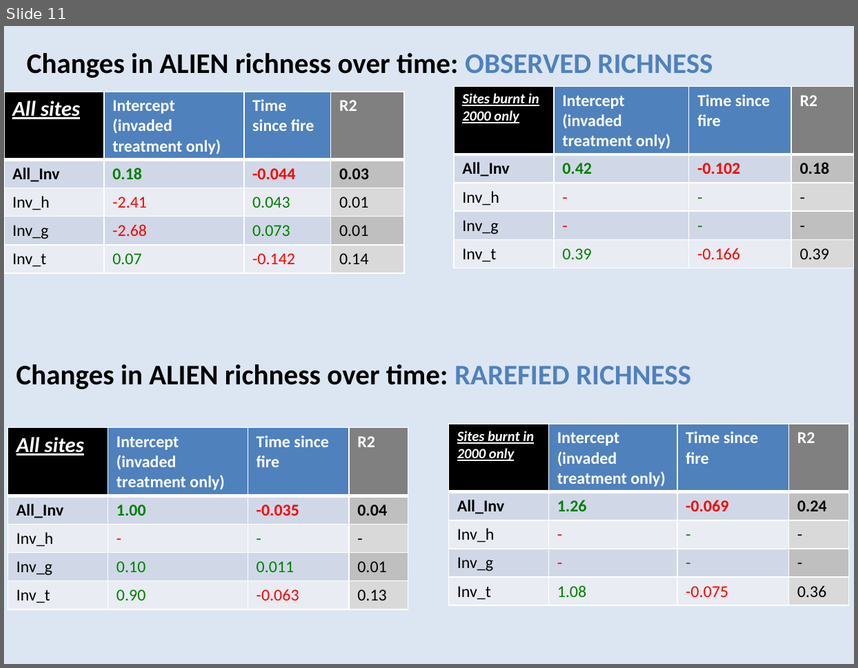
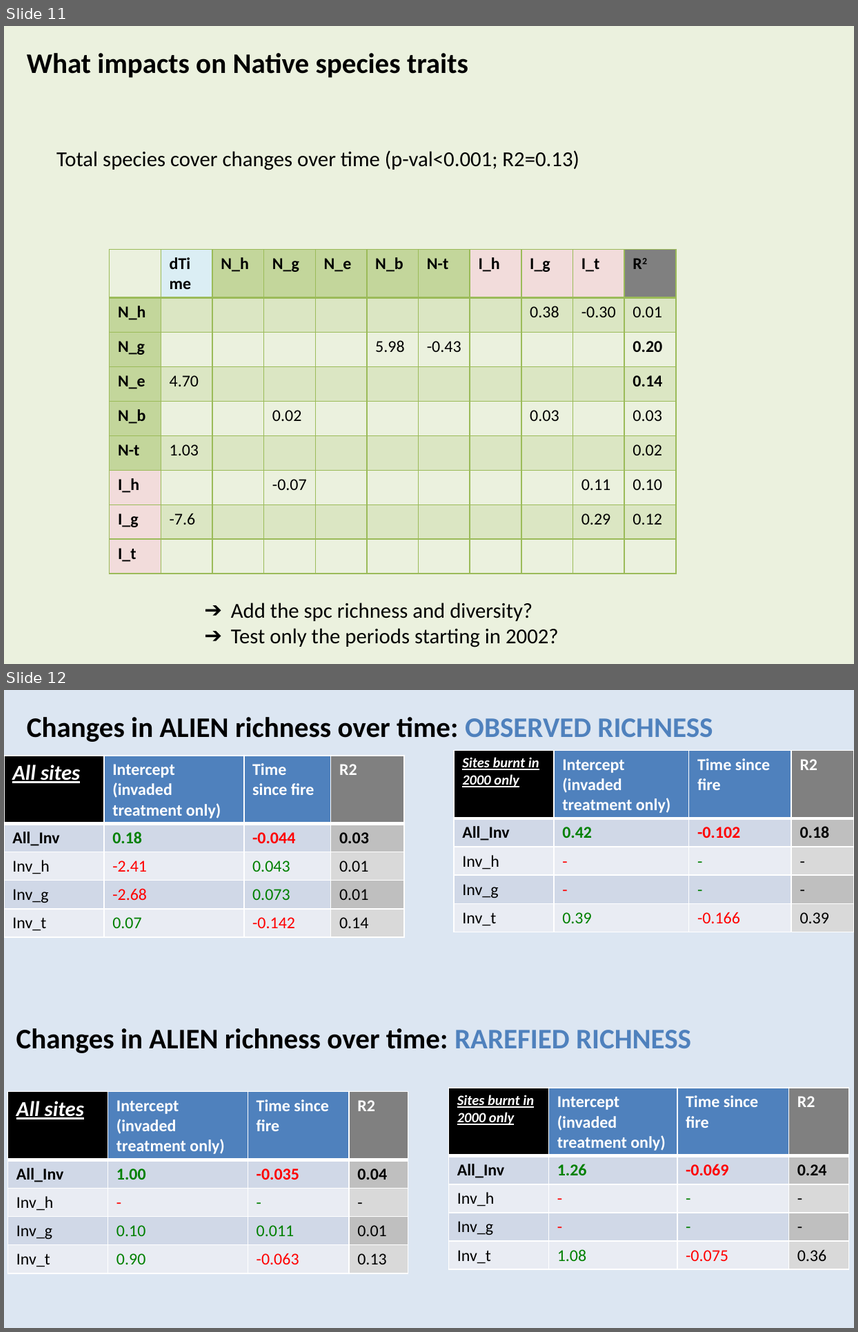
Before and after one commit to jslingsby/WorkingForWaterPlots, a slide deck: Results/Overview_results_22Fev17.pptx. Shown one above the other, each under a label of ours: slide 11 before the commit, slides 11 and 12 after it. The pictures are 858x668 and 858x1332 pixels, drawn with LibreOffice and Linux fonts; fonts in the diff are those of the drawing. Boxes give left, top, right and bottom in pixels: in the first picture for what was removed or moved away, otherwise in the second. Text is boxed around its words. In the diff, an @@ line names an element or a change of style, - is before the commit and + after.

```diff
--- a/Results/Overview_results_22Fev17.pptx
+++ b/Results/Overview_results_22Fev17.pptx
@@ slide 11 added at <box>4,26,854,664</box>, background #EBF1DE @@
@@ text added at <box>27,53,468,78</box>, 24 pt, text #000000, bold @@
+What impacts on Native species traits
@@ text added at <box>56,150,579,170</box>, 18 pt, text #000000 @@
+Total species cover changes over time (p-val<0.001; R2=0.13)
@@ table added at <box>110,250,680,573</box>, 9 rows, 11 columns @@
+ | dTime | N_h | N_g | N_e | N_b | N-t | I_h | I_g | I_t | R2
+N_h |  |  |  |  |  |  |  | 0.38 | -0.30 | 0.01
+N_g |  |  |  |  | 5.98 | -0.43 |  |  |  | 0.20
+N_e | 4.70 |  |  |  |  |  |  |  |  | 0.14
+N_b |  |  | 0.02 |  |  |  |  | 0.03 |  | 0.03
+N-t | 1.03 |  |  |  |  |  |  |  |  | 0.02
+I_h |  |  | -0.07 |  |  |  |  |  | 0.11 | 0.10
+I_g | -7.6 |  |  |  |  |  |  |  | 0.29 | 0.12
+I_t |  |  |  |  |  |  |  |  |  | 
@@ text added at <box>231,602,559,647</box>, 18 pt, text #000000 @@
+➔ Add the spc richness and diversity?
+➔ Test only the periods starting in 2002?
@@ what was slide 11 is now slide 12 @@
```
Also in this commit, not shown: 3 slides changed.
